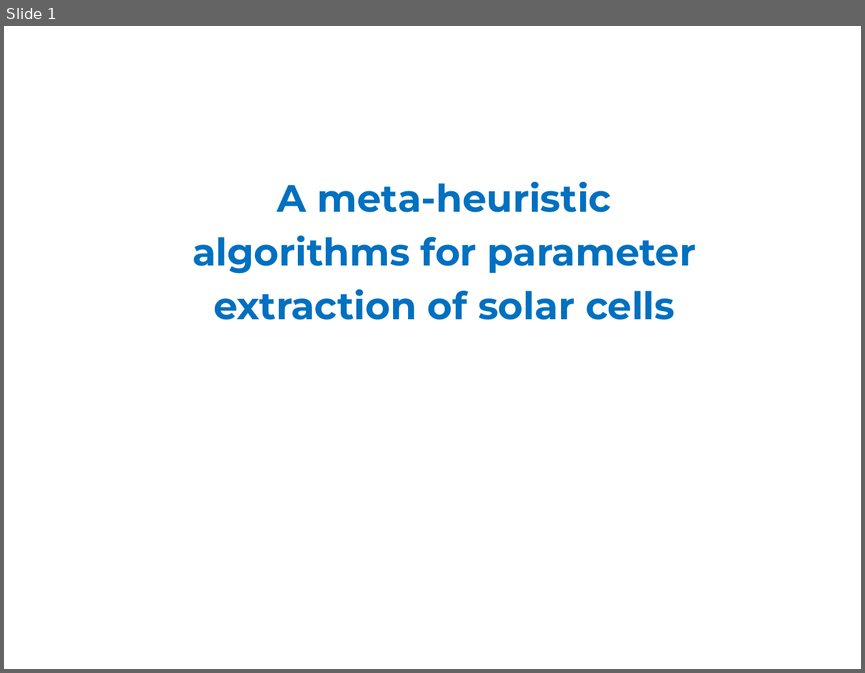
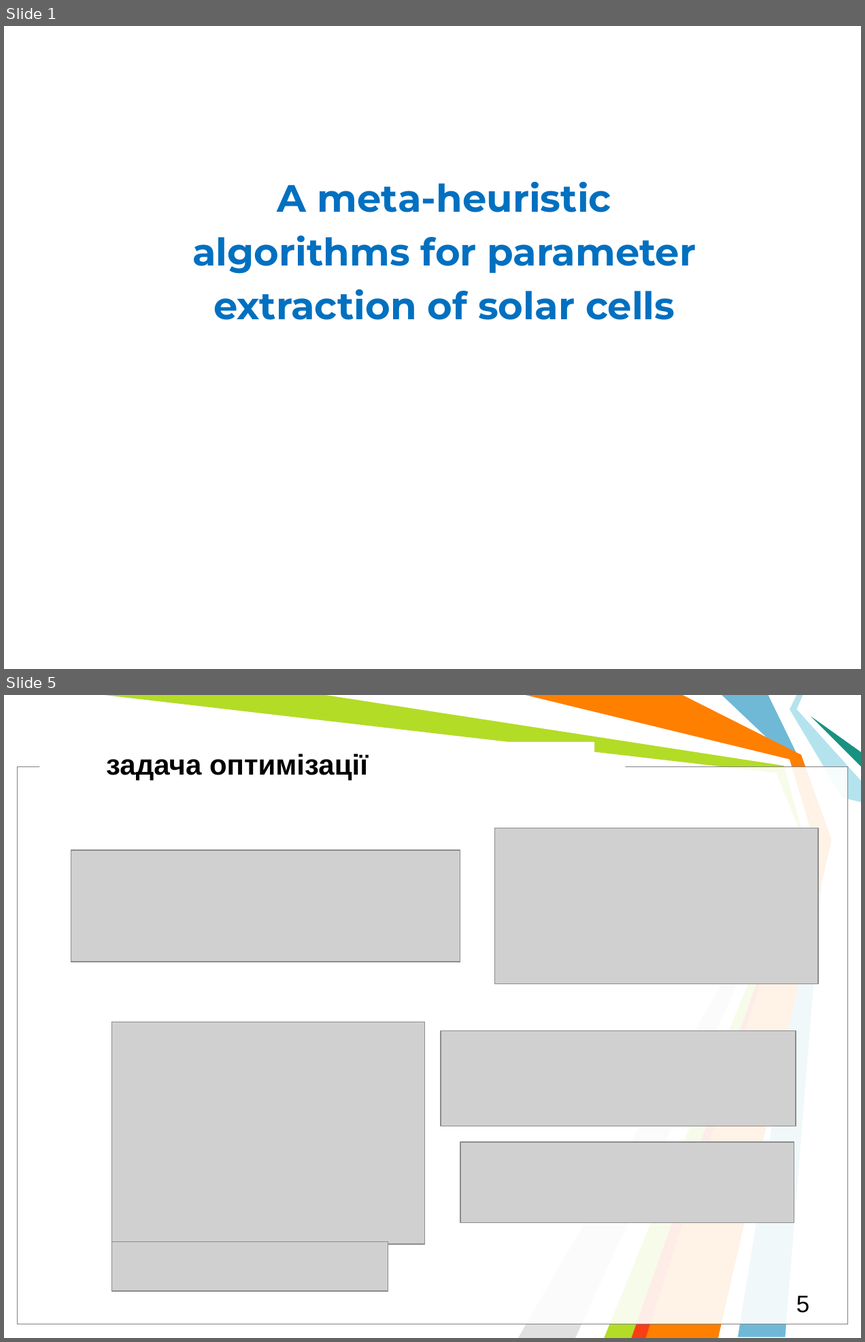
Before and after one commit to l432/NMK, a slide deck: Lecture/DAAD/DAAD_MetaH.pptm. Shown one above the other, each under a label of ours: slide 1 before the commit, slides 1 and 5 after it; the slides between them are not shown. The pictures are 865x673 and 865x1342 pixels, drawn with LibreOffice and Linux fonts; fonts in the diff are those of the drawing; grey boxes stand for pictures; background and template pictures are left out. Boxes give left, top, right and bottom in pixels: in the first picture for what was removed or moved away, otherwise in the second. Text is boxed around its words. In the diff, an @@ line names an element or a change of style, - is before the commit and + after.

```diff
--- a/Lecture/DAAD/DAAD_MetaH.pptm
+++ b/Lecture/DAAD/DAAD_MetaH.pptm
@@ slide 5 added at [4,695,861,1338], background #FFFFFF @@
@@ freeform shape added at [104,695,811,1338], fill #B3DC27 @@
@@ freeform shape added at [325,695,810,1338], fill #FFFFFF @@
@@ freeform shape added at [525,695,831,1338], fill #FF7F00 @@
@@ freeform shape added at [722,695,825,1337], fill #6FB9D7 @@
@@ freeform shape added at [789,695,861,802], fill #B4E3EE @@
@@ freeform shape added at [811,717,861,766], fill #189180 @@
@@ text added at [106,753,368,780], 24 pt, text #000000, bold @@
+задача оптимізації
@@ rectangle added at [18,767,848,1324], fill #FFFFFF at 69% opacity, outline #000000 0.75 pt @@
@@ rectangle added at [18,767,848,1324], fill #FFFFFF at 69% opacity, outline #808080 0.75 pt @@
@@ rectangle added at [40,758,626,773], fill #FFFFFF @@
@@ picture added at [495,828,818,984] @@
@@ picture added at [71,850,460,962] @@
@@ freeform shape added at [518,850,798,1338], fill #E0E0E0 @@
@@ freeform shape added at [631,852,802,1338], fill #F93D17 @@
@@ picture added at [112,1021,425,1243] @@
@@ picture added at [441,1031,796,1126] @@
@@ picture added at [460,1141,793,1222] @@
@@ picture added at [112,1242,389,1291] @@
@@ page number added at [796,1295,809,1312], 20 pt, text #000000 @@
+5
```
Also in this commit, not shown: 3 other slides added.
